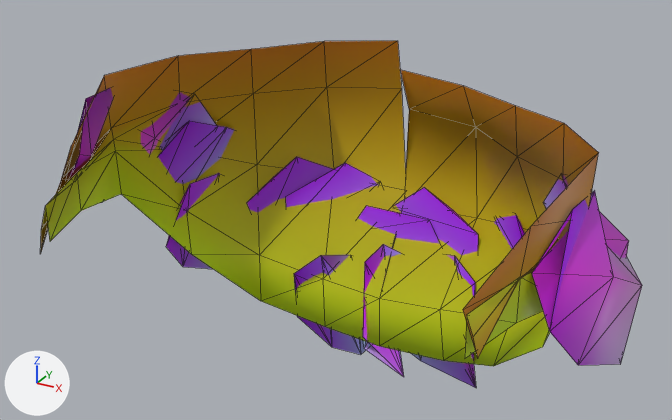
The glTF model models/hair/captain_hair.glb as it was, and as the next commit left it.
Camera for both pictures: a camera (50 mm lens) standing at (0.203, -0.361, 1.664) and looking at (-0.007, 0.02, 1.473). Arrows for +X, +Y and +Z are at lower left; the lights stay in place. The older version comes first. Mesh edges are drawn as thin lines. Vertices at exactly the same position are counted once.

The first picture shows 'captain_hair'.
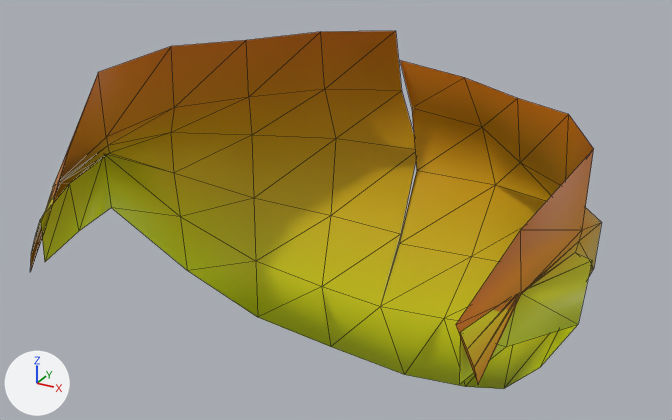
The edits, one by one:
me_captain_hair is used by ob_captain_hair; location (0.0, 0.0, 0.0).
me_captain_hair had 278 vertices, 432 faces and spanned x -0.15..0.149, y -0.083..0.092, z 1.333..1.55.
me_captain_hair now has 84 vertices, 120 faces and spans x -0.13..0.13, y -0.088..0.106, z 1.331..1.556.
me_captain_hair part 1: the loose piece of 35 vertices spanning x -0.127..0.0, y -0.083..0.091, z 1.373..1.55 is rebuilt with 42 vertices and now spans x -0.13..0.0, y -0.088..0.106, z 1.331..1.556.
me_captain_hair part 2: the loose piece of 35 vertices spanning x 0.0..0.127, y -0.083..0.091, z 1.373..1.537 is rebuilt with 42 vertices and now spans x 0.0..0.13, y -0.088..0.105, z 1.331..1.542.
me_captain_hair part 3: 16 loose pieces with 208 vertices, spanning x -0.15..0.149, y -0.053..0.092, z 1.333..1.528, are deleted.

Boxes (x1, y1, x2, y2) around the edits, measured in the pictures (672 x 420 px):
'captain_hair', reshaped
    before: (40, 41, 642, 388)
    after: (31, 31, 602, 389)
part 1 of me_captain_hair, rebuilt (12% taller)
    before: (40, 41, 406, 346)
    after: (31, 31, 416, 374)
part 2 of me_captain_hair, rebuilt (11% taller)
    before: (379, 70, 599, 366)
    after: (380, 60, 602, 389)
part 3 of me_captain_hair, deleted (purple)
    before: (70, 88, 642, 388)
